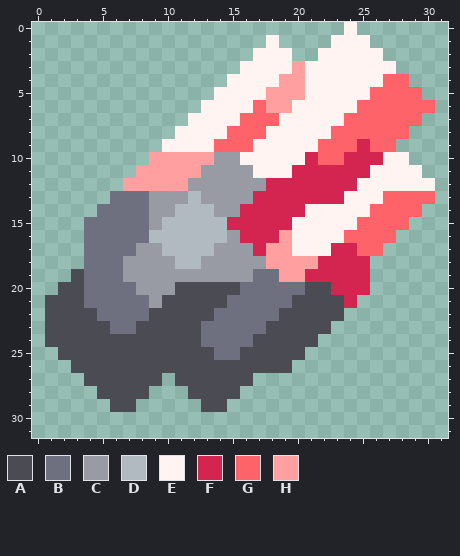
File history of a pixel-art sprite, assets/sprites/items/vousar-stone.png. Above is the file before it was changed.
The file is 32x32 pixels.
Palette (. is transparent): A #4a4b53  B #6e7080  C #989aa4  D #b0bac0  E #fff4f2  F #d3254f  G #ff636a  H #ff9f9f
Pixels before, first column x 1:
 0 .......................E......
 1 .................E....EEE.....
 2 ................EEE..EEEEE....
 3 ...............EEEEHEEEEEEE...
 4 ..............EEEEHHEEEEEEGG..
 5 .............EEEEHHHEEEEEGGGG.
 6 ............EEEEGHHEEEEEGGGGGG
 7 ...........EEEEGGGEEEEEGGGGGG.
 8 ..........EEEEGGGEEEEEGGGGGG..
 9 .........EEEEGGGEEEEEGGGFGG...
10 ........HHHHHCCEEEEEFGGFFFEE..
11 .......HHHHHCCCCEEEFFFFFFEEEE.
12 ......HHHHHCCCCCCFFFFFFFEEEEEE
13 .....BBBCCCDCCCCFFFFFFFEEEGGGG
14 ....BBBBCCDDDCCFFFFFEEEEEGGGG.
15 ...BBBBBCDDDDDFFFFFEEEEEGGGG..
16 ...BBBBBDDDDDDCFFFHEEEEGGGG...
17 ...BBBBCCDDDDCCCFHHEEEFFGG....
18 ...BBBCCCCDDCCCCCHHHHFFFF.....
19 ..ABBBCCCCCCCCCCBBHHFFFFF.....
20 .AABBBBCCCAAAAABBBBBAAFFF.....
21 AAABBBBBCAAAAABBBBBAAAAF......
22 AAAABBBBAAAAABBBBBAAAAA.......
23 AAAAABBAAAAABBBBBAAAAA........
24 AAAAAAAAAAAABBBBAAAAA.........
25 .AAAAAAAAAAAABBAAAAA..........
26 ..AAAAAAAAAAAAAAAAA...........
27 ...AAAAAA.AAAAAA..............
28 ....AAAA...AAAA...............
29 .....AA.....AA................
The same view after the edit:
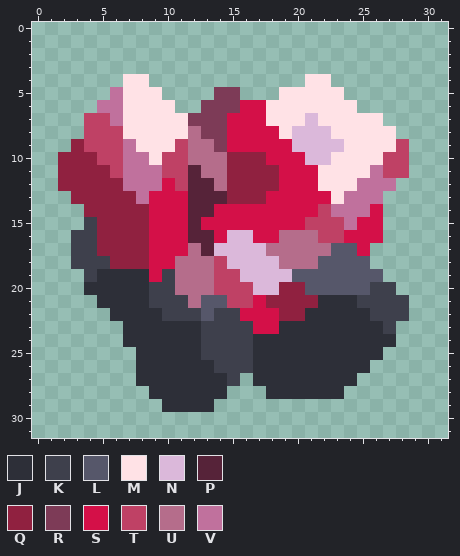
Colours new in this view: J #2d2f38  K #3e404c  L #56576a  M #ffe2e6  N #dbb8da  P #562339  Q #902140  R #7d3b57  S #d41048  T #bf4165  U #b56d8b  V #c0719d
From old to new:
Changed rows in their new state; - is an unchanged pixel.
first column x 1:
 0 -----------------------.------
 1 -----------------.----...-----
 2 ----------------...--.....----
 3 ---------------............---
 4 ------MM------......MM......--
 5 -----VMMM----RR...MMMMM......-
 6 ----VVMMMM--RRRSSMMMMMMM......
 7 ---TTVMMMMMRRRSSSMMMNMMMMM...-
 8 ---TTTMMMMMURRSSSSMNNNMMMMM.--
 9 --QTTTVMMMTUURSSSSSNNNNMMMMT--
10 -QQQTTVVMTTUUUQQQSSSNNMMMMTT--
11 -QQQQTVVVTTPUUQQQQSSSMMMMVTT.-
12 -QQQQQVVVSTPPUQQQQSSSMMMVVV...
13 --QQQQQVSSSPPPQQQSSSSSMVVV....
14 ---QQQQQSSSPPSSSSSSSSTVVVS...-
15 ---KQQQQSSSPSSSSSSSSTTTVSS..--
16 --KKQQQQSSSPPSNNSSUUUTTSSS.---
17 --KKQQQQSSSUPNNNNUUUUULLS.----
18 --KKKQQQSSUUUTNNNNUUULLLL-----
19 --.KJJJJSKUUUTTNNNNLLLLLLL----
20 -..JJJJJKKUUUTTTNNQQLLLLLKK---
21 ....JJJJKKKULLTTSQQQQJJJKKKK--
22 .....JJJJKKKLKKSSSQQJJJJJKKK--
23 ......JJJJJJKKKKSSJJJJJJJJK---
24 ......JJJJJJKKKKJJJJJJJJJJJ---
25 -......JJJJJKKKKJJJJJJJJJJ----
26 --.....JJJJJJKKKJJJJJJJJJ-----
27 ---....JJJJJJJK.JJJJJJJJ------
28 ----....JJJJJJ.--JJJJJJ-------
29 -----..--JJJJ.----------------
Changed places in both pictures, as pixel boxes (x1, y1, x2, y2):
changed: (45, 22, 435, 412)
